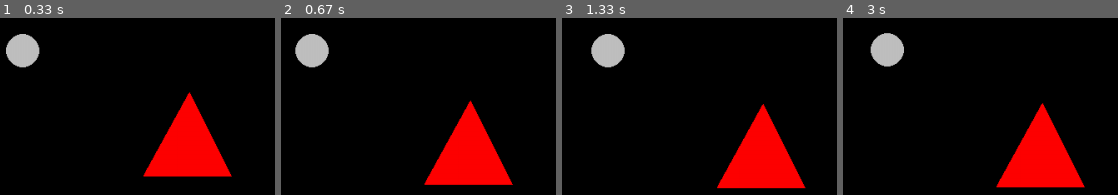
Above: before the commit, frames 1-4 (left to right).
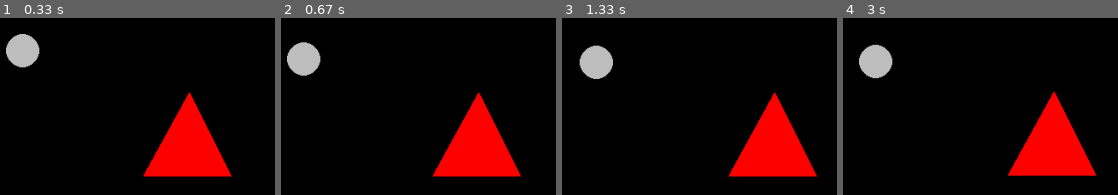
Above: after the commit, the same moments.

Repository: xCr1s12/PyGame-ICINF
Game: pygame game, started from EJ-1-Crecion-Fig/main.py
The game is run twice, just before and just after one commit, with the same random seed, the same clock (stepped at 60 frames per second) and the same inputs.
Inputs:
- Up to frame 1 (0.33 s): no input
- Up to frame 2 (0.67 s): hold S from 0.33 s (still down); hold Right from 0.33 s (still down)
- Up to frame 3 (1.33 s): release S at 0.8 s; release Right at 0.8 s; hold Right 0.83-1.3 s; hold D 0.83-1.3 s
- Up to frame 4 (3 s): hold Up 1.33-1.63 s; hold W 1.33-1.63 s; hold Right 1.67-2.13 s; hold D 1.67-2.13 s; hold Left 2.17-2.7 s; hold A 2.17-2.7 s; hold Down from 2.73 s (still down); hold S from 2.73 s (still down)

Frame 1 is identical in both runs. In frame 2, 6.3% of the frame differs, in the area x 2-88%, y 9-95%; in frame 3, 8.4%, in the area x 6-93%, y 9-97%; in frame 4, 8.4%.

Commit message:
Cambios de nombre a carpetas y algunas cosas mas

Diff:
--- a/EJ 2/main.py
+++ /dev/null
@@ -1,44 +0,0 @@
-import pygame
-from circulo201 import Circulo
-from circulo202 import Circulo2
-pygame.init()
-
-
-icon = pygame.image.load("LLama.png")
-pygame.display.set_icon(icon)
-
-screen = pygame.display.set_mode((800,400))
-pygame.display.set_caption("Alo?")
-
-run = True
-circulo1 = Circulo(250, 250, 50)
-circulo2 = Circulo2(100, 100, 50)
-while run:
-    screen.fill((0,0,0))
-    for event in pygame.event.get():
-        if event.type == pygame.QUIT:
-            run = False
-    key = pygame.key.get_pressed()
-
-    #Circulo 1 methodos
-    circulo1.draw(screen)
-    circulo1.move(key)
-
-
-    #Circulo 2 methodos
-    circulo2.draw(screen)
-    circulo2.move(key)
-
-    #colision
-    circulo1.colision(circulo2)
-    circulo2.colision(circulo1)
-
-    if circulo1.collision and circulo2.collision:
-        circulo2.color = (178,34,34)
-        circulo1.color = (178,34,34)
-    else:
-        circulo1.color = (192,192,192)
-        circulo2.color = (219,112,147)
-
-    pygame.display.update()
-pygame.quit()
--- a/Ej 1/circulo.py
+++ b/EJ-1-Crecion-Fig/circulo.py
@@ -13,11 +13,11 @@
         pygame.draw.circle(screen , self.color , circulo, 20)
 
     def moverC(self, key):
-        if key[pygame.K_DOWN]:
+        if key[pygame.K_s]:
             self.y += self.velocidad
-        if key[pygame.K_UP]:
+        if key[pygame.K_w]:
             self.y -= self.velocidad
-        if key[pygame.K_LEFT]:
+        if key[pygame.K_a]:
             self.x -= self.velocidad
-        if key[pygame.K_RIGHT]:
+        if key[pygame.K_d]:
             self.x += self.velocidad
--- /dev/null
+++ b/EJ-1-Crecion-Fig/triangulo.py
@@ -0,0 +1,33 @@
+import pygame
+import math as mt
+
+
+class Triangulo():
+    def __init__(self, x ,y):
+        self.x = x
+        self.y = y
+        self.color = "red"
+        self.velocidad = 0.5
+
+    def dibujarT(self,screen):
+        Triangulo = [(self.x, self.y),( self.x-55,self.y+100),(self.x+50 , self.y+100)]
+        pygame.draw.polygon(screen ,self.color, Triangulo )
+
+    def moverT(self, key):
+        self.ex = 0
+        self.ey = 0
+        if key[pygame.K_DOWN]:
+            self.ey += self.velocidad
+        if key[pygame.K_UP]:
+            self.ey -= self.velocidad
+        if key[pygame.K_LEFT]:
+            self.ex -= self.velocidad
+        if key[pygame.K_RIGHT]:
+            self.ex += self.velocidad
+
+        if self.ex != 0 and self.ey != 0:
+            self.ex /= mt.sqrt(2)
+            self.ey /= mt.sqrt(2)
+
+        self.x += self.ex
+        self.y += self.ey
--- a/EJ 2/circulo201.py
+++ b/EJ-2-Colision-Circle/circulo201.py
@@ -2,16 +2,16 @@
 import math as mt
 
 class Circulo():
-    def __init__(self, x , y, width):
+    def __init__(self, x , y, radius):
         self.x = x
         self.y = y
         self.color = (192,192,192)
         self.velocity = 0.2
-        self.width = width
+        self.radius = radius
 
     def draw(self, screen):
         circle = (self.x ,self.y)
-        pygame.draw.circle(screen , self.color , circle, self.width)
+        pygame.draw.circle(screen , self.color , circle, self.radius)
 
     def move(self, key):
         self.ex = 0
@@ -32,10 +32,8 @@
         self.x += self.ex
         self.y += self.ey
 
-    def colision(self, other):
-        self.distance = mt.sqrt((other.x - self.x)**2 + (other.y - self.y)**2)
-        self.collision = False
-        if self.distance <= (self.width/2 + other.width/2):
-            self.collision = True
-        else:
-            self.collision = False
+
+
+
+    def posicion(self):
+        return [self.x, self.y]
--- a/EJ 2/circulo202.py
+++ b/EJ-2-Colision-Circle/circulo202.py
@@ -2,16 +2,16 @@
 import math as mt
 
 class Circulo2():
-    def __init__(self, x , y, width):
+    def __init__(self, x , y, radius):
         self.x = x
         self.y = y
         self.color = (219,112,147)
-        self.velocity = 0.2
-        self.width = width
+        self.velocity = 0.1
+        self.radius = radius
 
     def draw(self, screen):
         circle = (self.x ,self.y)
-        pygame.draw.circle(screen , self.color , circle, self.width)
+        pygame.draw.circle(screen , self.color , circle, self.radius)
 
     def move(self, key):
         self.ex = 0
@@ -32,10 +32,8 @@
         self.x += self.ex
         self.y += self.ey
 
-    def colision(self, other):
-        self.distance = mt.sqrt((other.x - self.x)**2 + (other.y - self.y)**2)
-        self.collision = False
-        if self.distance <= (self.width/2 + other.width/2):
-            self.collision = True
-        else:
-            self.collision = False
+
+
+
+    def posicion(self):
+        return [self.x, self.y]
--- /dev/null
+++ b/EJ-2-Colision-Circle/main.py
@@ -0,0 +1,59 @@
+import pygame
+import math as mt
+from circulo201 import Circulo
+from circulo202 import Circulo2
+
+pygame.init()
+
+
+icon = pygame.image.load("LLama.png")
+pygame.display.set_icon(icon)
+
+screen = pygame.display.set_mode((800,400))
+pygame.display.set_caption("Alo?")
+
+run = True
+circulo1 = Circulo(250, 250, 50)
+circulo2 = Circulo2(100, 100, 100)
+
+def colision(C1, C2, radius1 , radius2):
+        distance = mt.sqrt((C2.posicion()[0] - C1.posicion()[0] )**2 + (C2.posicion()[1] - C1.posicion()[1])**2)
+        return distance <  (radius1 + radius2)
+
+
+
+
+while run:
+    screen.fill((0,0,0))
+    for event in pygame.event.get():
+        if event.type == pygame.QUIT:
+            run = False
+    key = pygame.key.get_pressed()
+
+
+    #guardando posiciones
+    prev_posi1 = circulo1.posicion()
+    prev_posi2 = circulo2.posicion()
+
+    #Mover los circulos
+    circulo1.move(key)
+    circulo2.move(key)
+
+
+    #colision
+    if colision(circulo1, circulo2, circulo1.radius, circulo2.radius):
+         circulo1.x,circulo1.y = prev_posi1
+         circulo2.x,circulo2.y = prev_posi2
+         circulo2.color = (200,200,100)
+         circulo1.color = (200,200,100)
+    else:
+         circulo1.color = (192,192,192)
+         circulo2.color = (219,112,147)
+
+
+    #Draw circulitos
+    circulo1.draw(screen)
+    circulo2.draw(screen)
+
+    pygame.display.update()
+pygame.quit()
--- a/Ej 1/triangulo.py
+++ /dev/null
@@ -1,22 +0,0 @@
-import pygame
-
-class Triangulo():
-    def __init__(self, x ,y):
-        self.x = x
-        self.y = y
-        self.color = "red"
-        self.velocidad = 0.5
-
-    def dibujarT(self,screen):
-        Triangulo = [(self.x, self.y),( self.x-55,self.y+100),(self.x+50 , self.y+100)]
-        pygame.draw.polygon(screen ,self.color, Triangulo )
-
-    def moverT(self,key):
-        if key[pygame.K_s]:
-            self.y += self.velocidad
-        if key[pygame.K_w]:
-            self.y -= self.velocidad
-        if key[pygame.K_a]:
-            self.x -= self.velocidad
-        if key[pygame.K_d]:
-            self.x += self.velocidad
Renamed: Ej 1/Cuadrado.py -> EJ-1-Crecion-Fig/Cuadrado.py
Renamed: Ej 1/main.py -> EJ-1-Crecion-Fig/main.py
Empty file added: EJ-4-Colidepoint/main.py
Not shown, added: README.md
